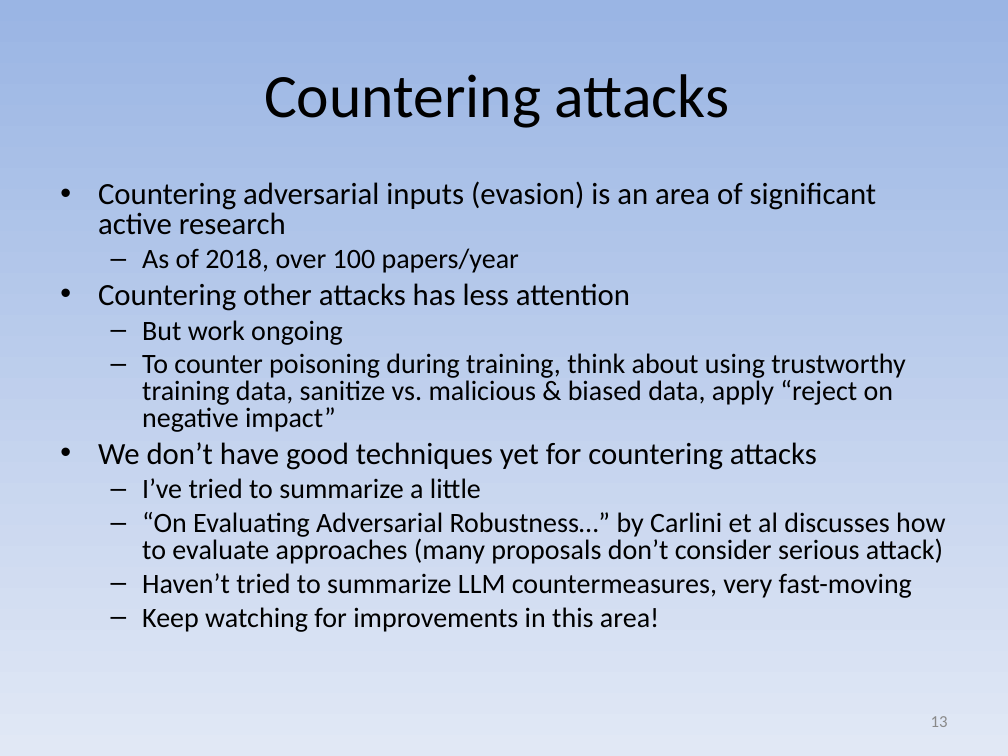
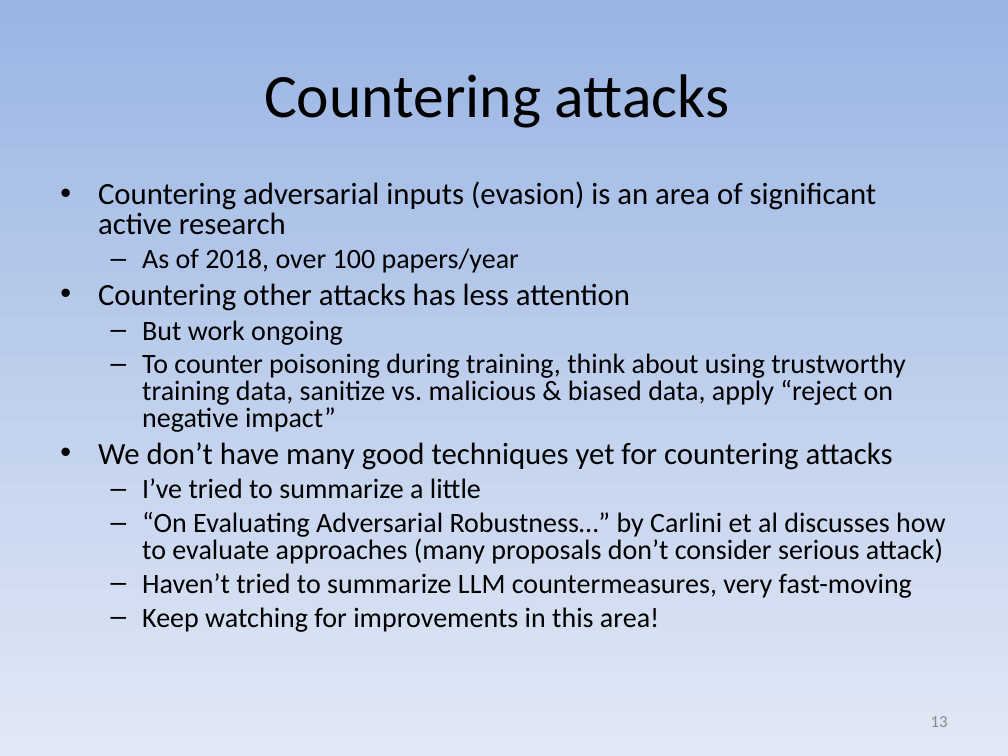
Before and after one commit to david-a-wheeler/david-a-wheeler.github.io, a slide deck: slide 13 of secure-class/presentations/Secure-Software-10-Misc.ppt. Drawn at 1008x756 pixels with LibreOffice and Linux fonts; fonts in the diff are those of the drawing. Boxes give left, top, right and bottom in pixels: in the first picture for what was removed or moved away, otherwise in the second. Text is boxed around its words. In the diff, an @@ line names an element or a change of style, - is before the commit and + after.

```diff
--- a/secure-class/presentations/Secure-Software-10-Misc.ppt
+++ b/secure-class/presentations/Secure-Software-10-Misc.ppt
@@ text at <box>98,442,893,470</box>: text changed @@
-• We don’t have good techniques yet for countering attacks
+• We don’t have many good techniques yet for countering attacks
```
Also in this commit, not shown: 6 other slides changed, 1 slide added.
